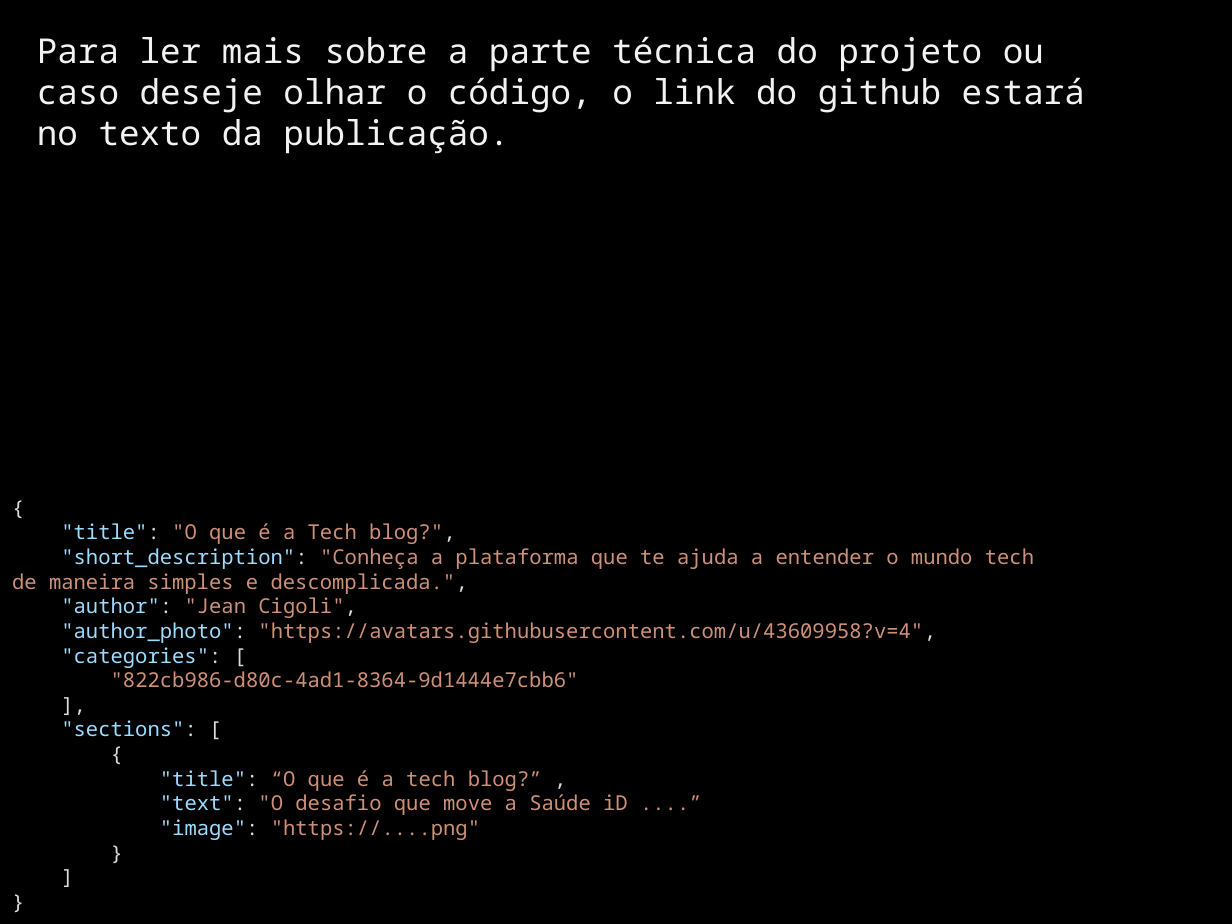
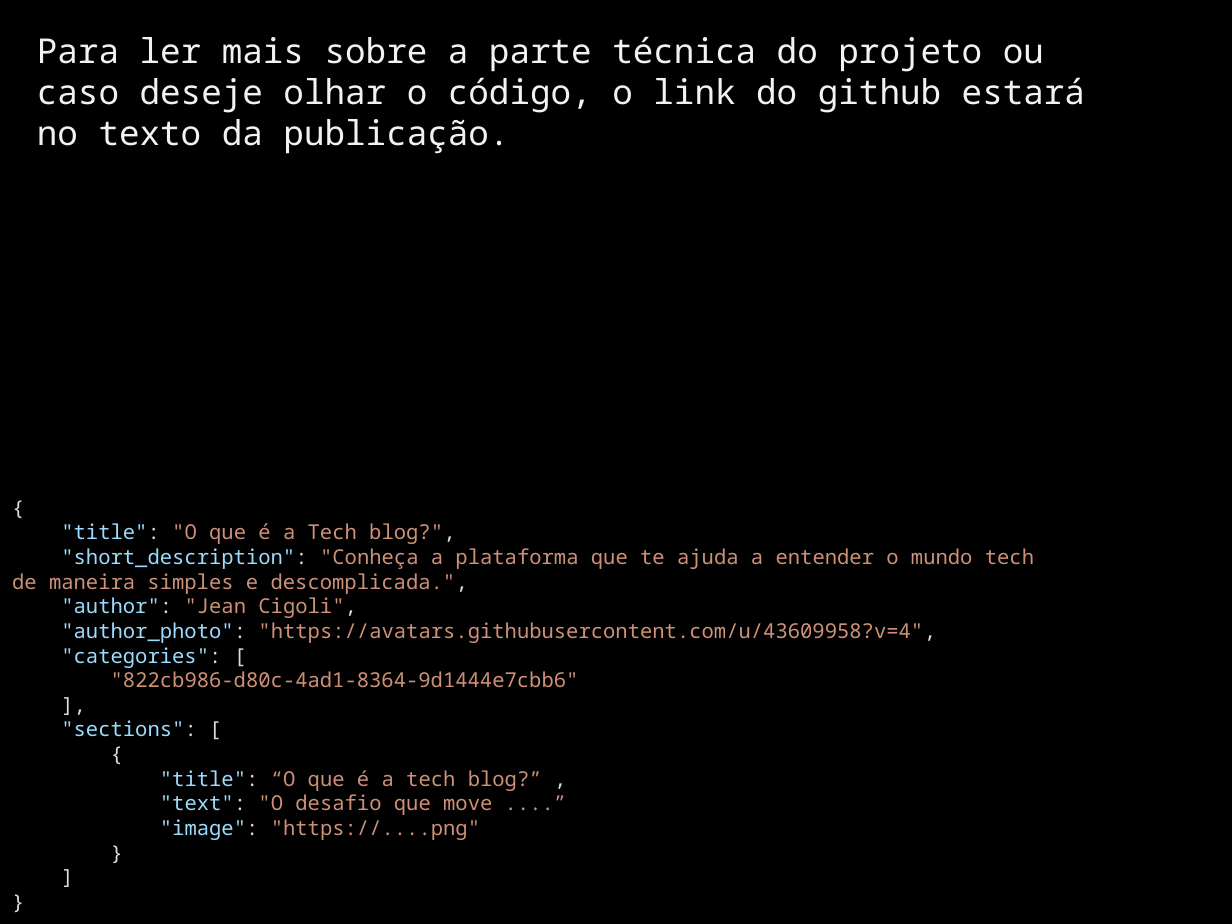
Before and after one commit to JeanCigoli/simple-blog, a slide deck: slide 4 of docs/presentation.pptx. Drawn at 1232x924 pixels with LibreOffice and Linux fonts; fonts in the diff are those of the drawing. Boxes give left, top, right and bottom in pixels: in the first picture for what was removed or moved away, otherwise in the second. Text is boxed around its words. In the diff, an @@ line names an element or a change of style, - is before the commit and + after.

Commit message:
docs: update words in presentation file

```diff
--- a/docs/presentation.pptx
+++ b/docs/presentation.pptx
@@ text at bbox=[160, 794, 492, 815]: text changed @@
-"text": "O desafio que move a Saúde iD ....”
+"text": "O desafio que move ....”
```
Also in this commit, not shown: 1 other file.
